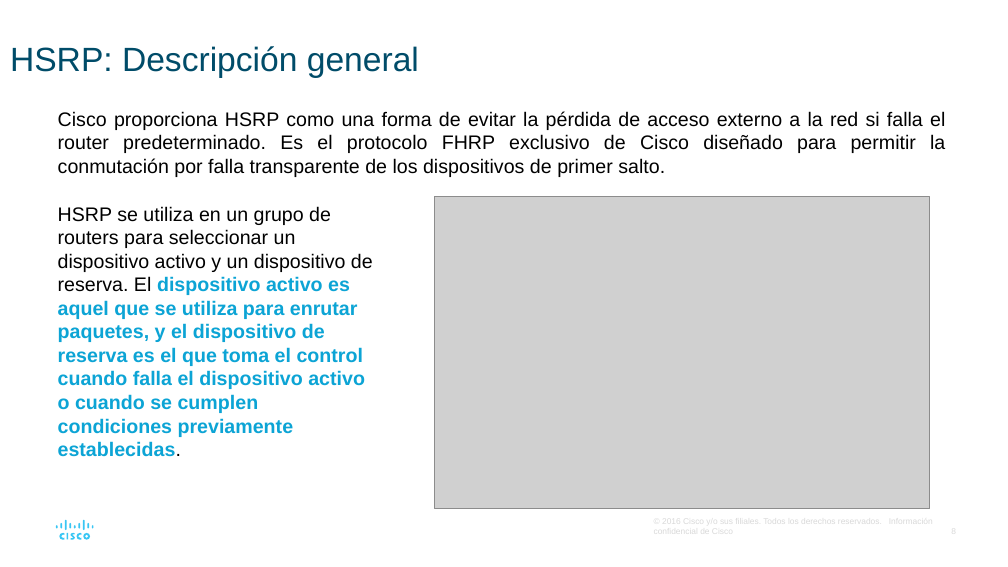
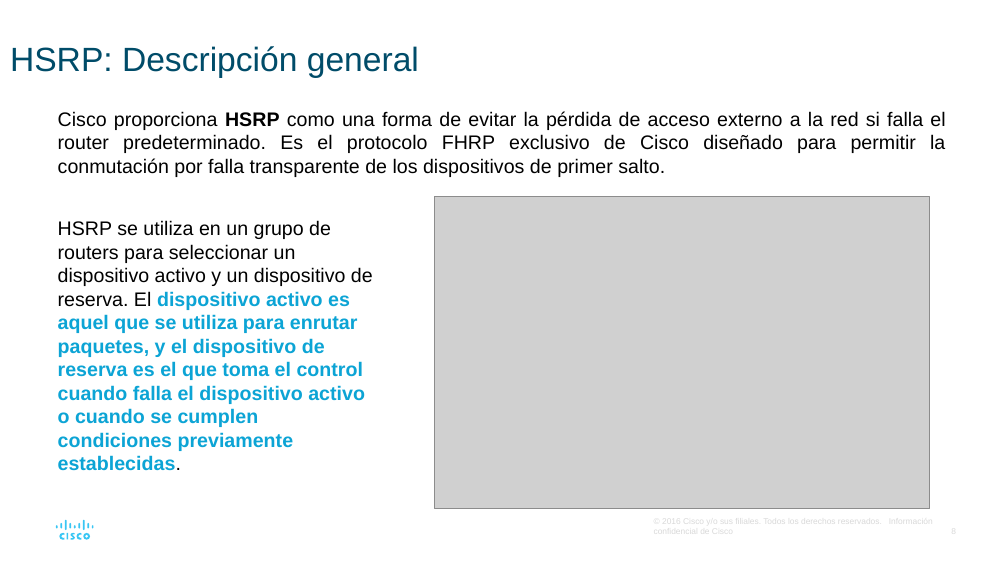
Before and after one commit to lizetheP/WAN, a slide deck: slide 8 of Calendario/Presentaciones/4_FHRP.pptx. Drawn at 1008x567 pixels with LibreOffice and Linux fonts; fonts in the diff are those of the drawing; grey boxes stand for pictures. Boxes give left, top, right and bottom in pixels: in the first picture for what was removed or moved away, otherwise in the second. Text is boxed around its words. In the diff, an @@ line names an element or a change of style, - is before the commit and + after.

```diff
--- a/Calendario/Presentaciones/4_FHRP.pptx
+++ b/Calendario/Presentaciones/4_FHRP.pptx
@@ text "Cisco proporciona HSRP como una ..." at (58,111,945,177): bold on in "HSRP" @@
@@ text "HSRP se utiliza en un ...": place and size @@
-text "HSRP se utiliza en un ..." at (58,206,373,457)
+text "HSRP se utiliza en un ..." at (58,220,373,471)
```
Also in this commit, not shown: 6 other slides changed, 2 other files.
